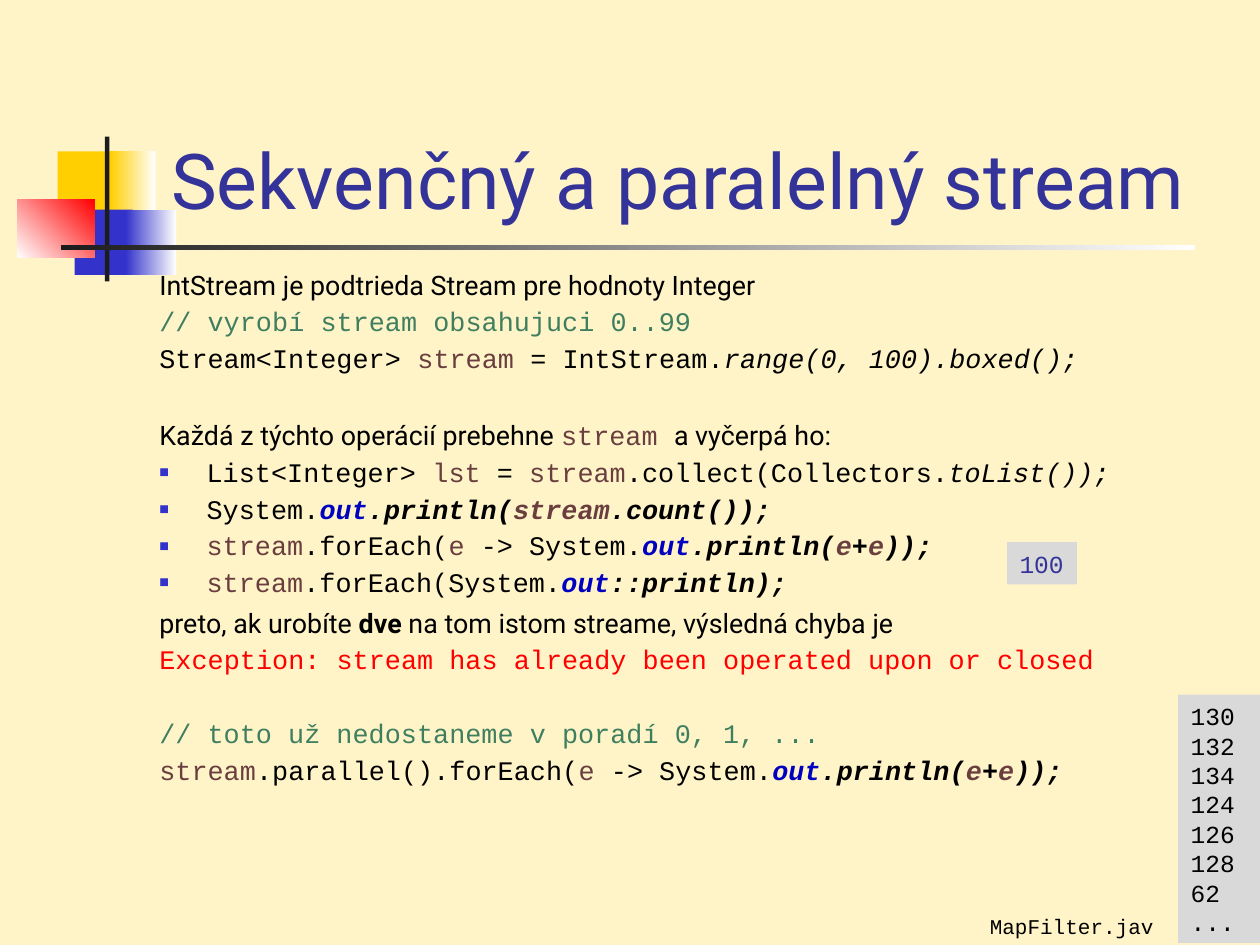
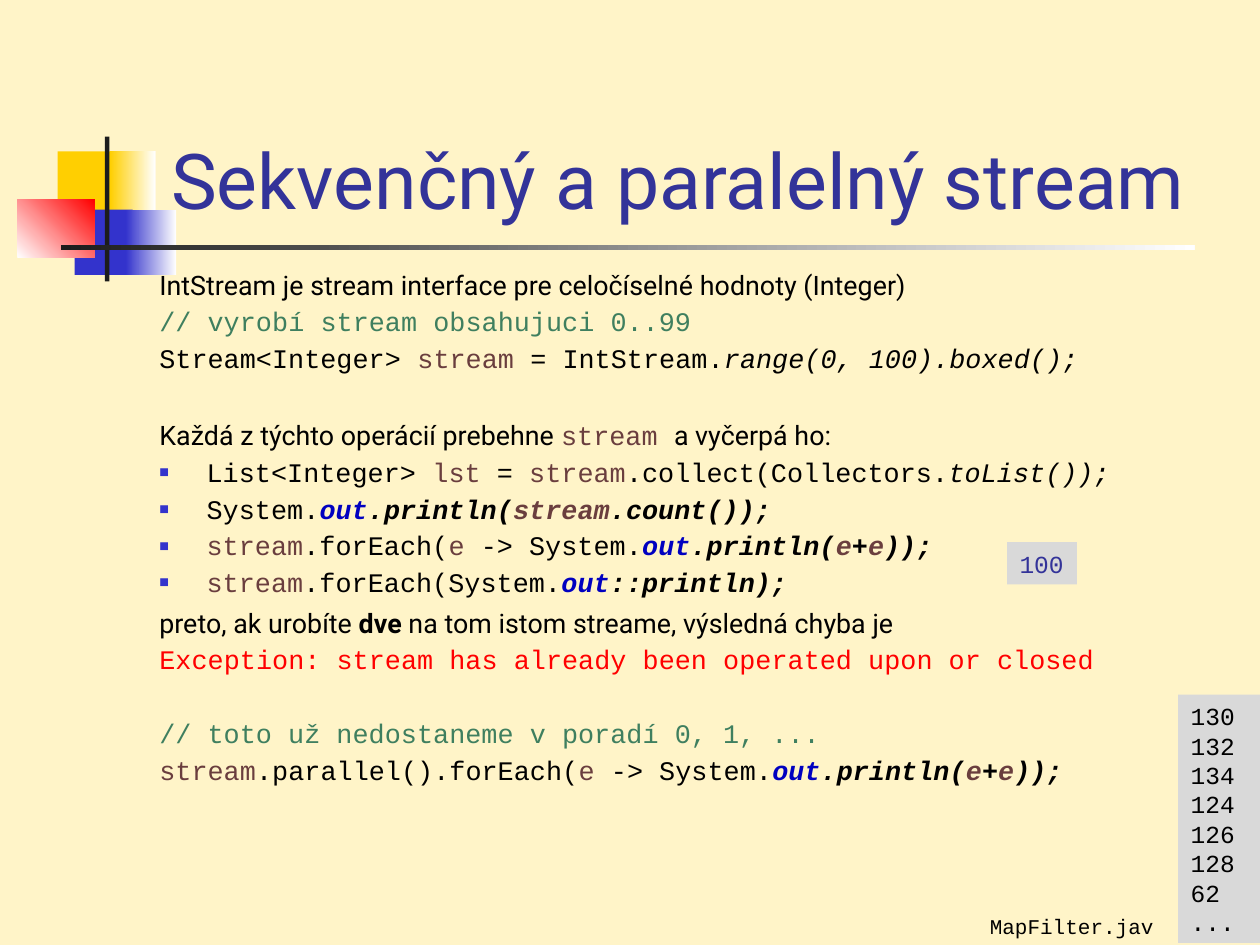
Before and after one commit to Programovanie4/Prednasky, a slide deck: slide 21 of 07/07_java.ppt (slide 19 before the commit). Drawn at 1260x945 pixels with LibreOffice and Linux fonts; fonts in the diff are those of the drawing. Boxes give left, top, right and bottom in pixels: in the first picture for what was removed or moved away, otherwise in the second. Text is boxed around its words. In the diff, an @@ line names an element or a change of style, - is before the commit and + after.

```diff
--- a/07/07_java.ppt
+++ b/07/07_java.ppt
@@ text at (159, 270, 905, 301): text changed @@
-IntStream je podtrieda Stream pre hodnoty Integer
+IntStream je stream interface pre celočíselné hodnoty (Integer)
```
Also in this commit, not shown: 7 other slides changed, 3 slides added, 2 other files.
